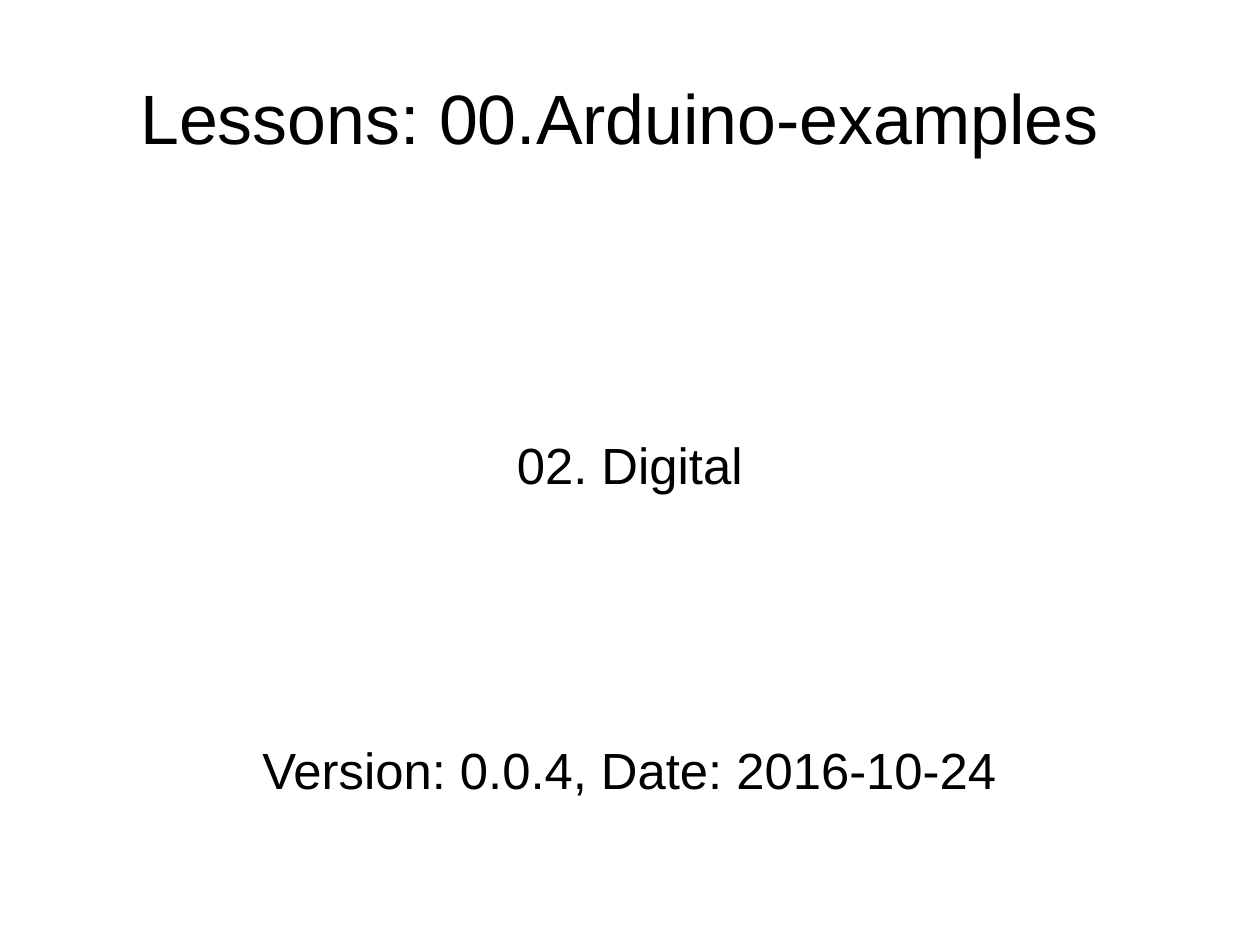
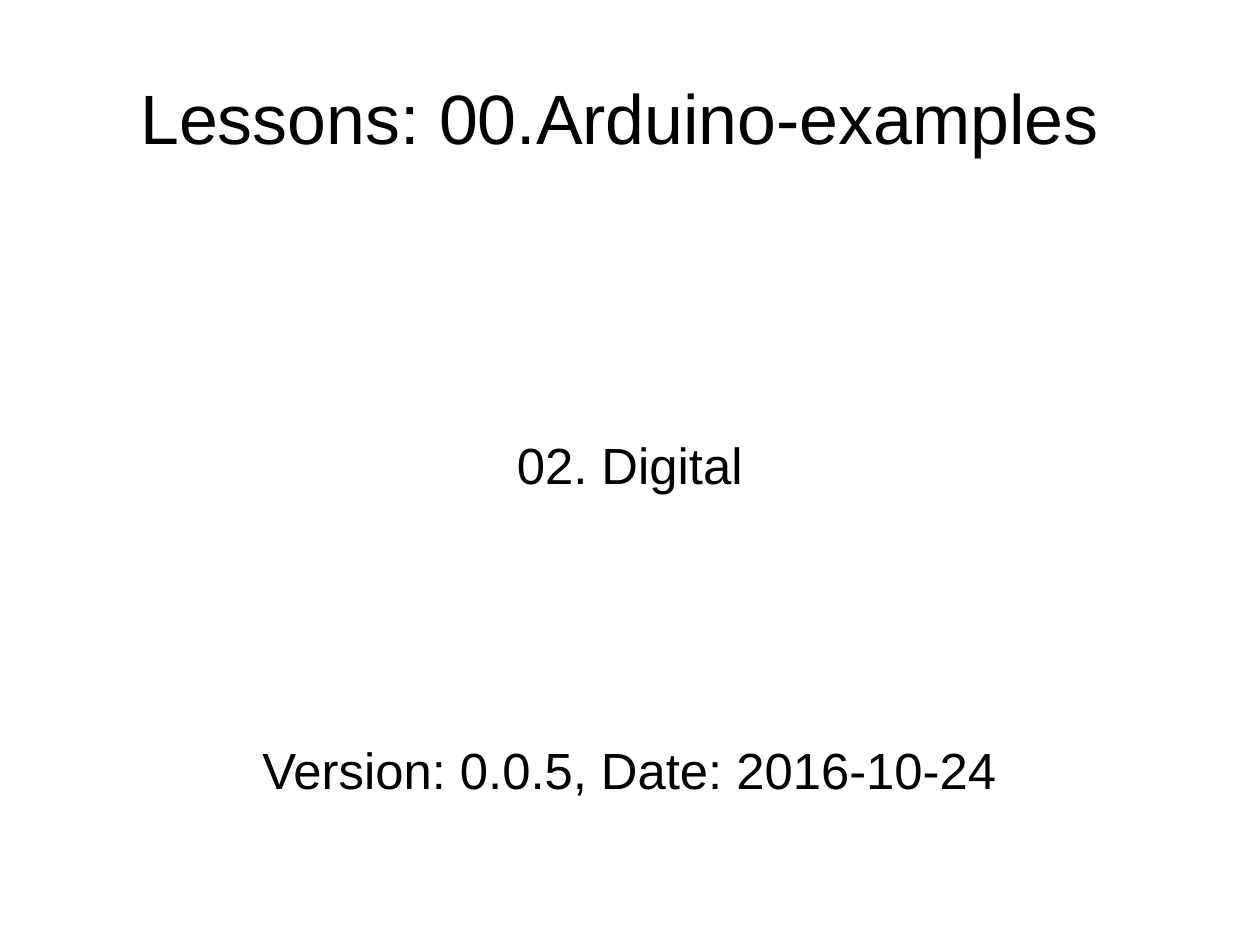
Before and after one commit to mikaelpatel/Cosa-Dolce, a slide deck: slide 1 of Lessons/00.Arduino-examples/02.Digital/Digital.odp. Drawn at 1260x945 pixels with LibreOffice and Linux fonts; fonts in the diff are those of the drawing. Boxes give left, top, right and bottom in pixels: in the first picture for what was removed or moved away, otherwise in the second. Text is boxed around its words. In the diff, an @@ line names an element or a change of style, - is before the commit and + after.

```diff
--- a/Lessons/00.Arduino-examples/02.Digital/Digital.odp
+++ b/Lessons/00.Arduino-examples/02.Digital/Digital.odp
@@ subtitle at box(262, 752, 996, 796): text changed @@
-Version: 0.0.4, Date: 2016-10-24
+Version: 0.0.5, Date: 2016-10-24
```
Also in this commit, not shown: 1 other slide changed, 1 other file.
